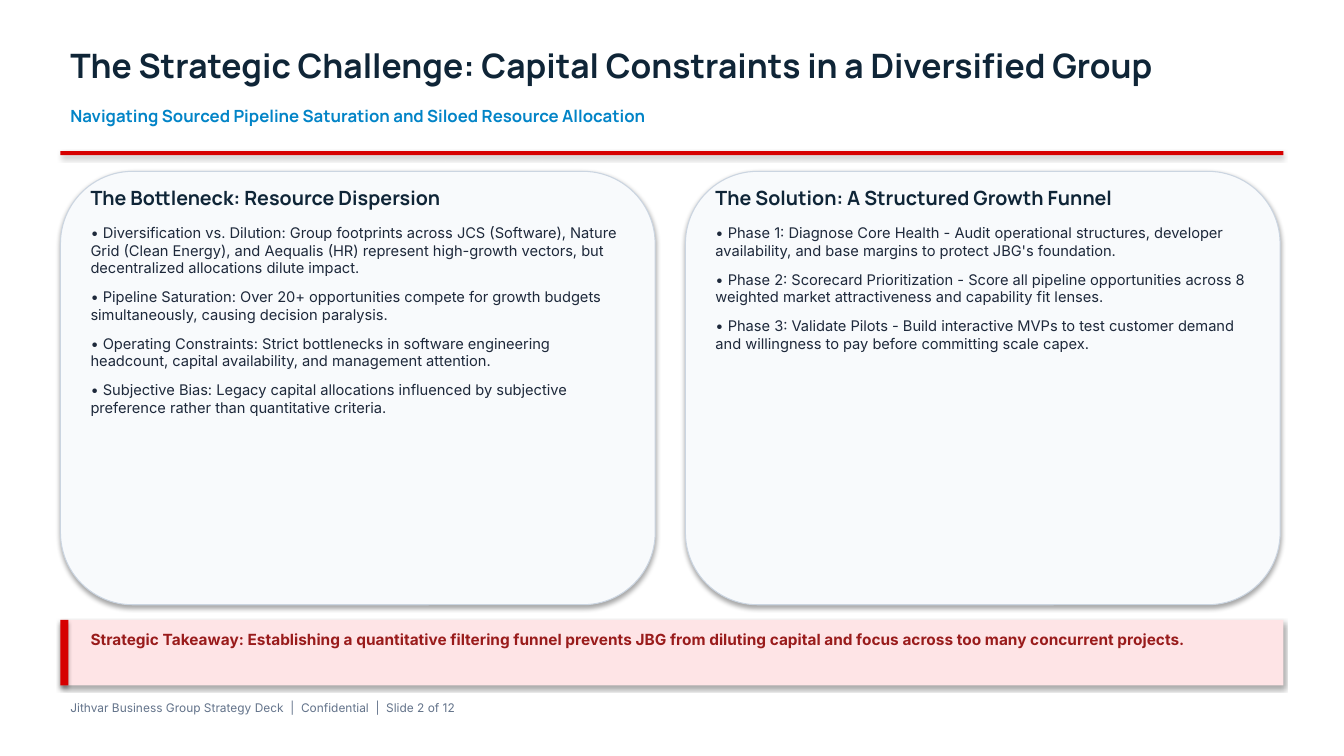
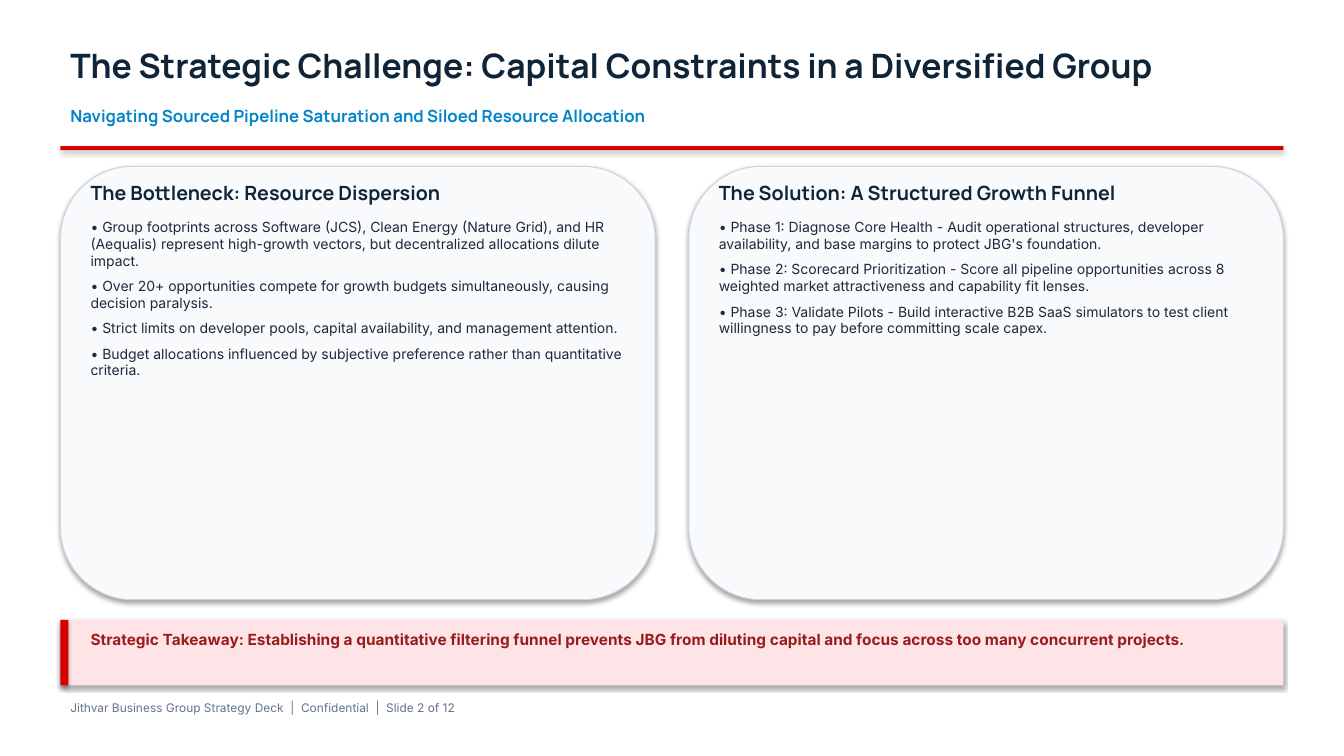
Before and after one commit to parikhniket655/JGB, a slide deck: slide 2 of documents/1_pitch_deck.pptx. Drawn at 1344x756 pixels with LibreOffice and Linux fonts; fonts in the diff are those of the drawing. Boxes give left, top, right and bottom in pixels: in the first picture for what was removed or moved away, otherwise in the second. Text is boxed around its words. In the diff, an @@ line names an element or a change of style, - is before the commit and + after.

```diff
--- a/documents/1_pitch_deck.pptx
+++ b/documents/1_pitch_deck.pptx
@@ rectangle: place and size @@
-rectangle at box(60, 151, 1284, 155)
+rectangle at box(60, 146, 1284, 150)
@@ rounded rectangle: place and size @@
-rounded rectangle at box(60, 171, 655, 605)
+rounded rectangle at box(60, 166, 655, 600)
@@ rounded rectangle: place and size @@
-rounded rectangle at box(686, 171, 1280, 605)
+rounded rectangle at box(689, 166, 1284, 600)
@@ text at box(91, 220, 622, 375): text changed; size 10.5 to 10 pt @@
-• Diversification vs. Dilution: Group footprints across JCS (Software), Nature Grid (Clean Energy), and Aequalis (HR) represent high-growth vectors, but decentralized allocations dilute impact.
-• Pipeline Saturation: Over 20+ opportunities compete for growth budgets simultaneously, causing decision paralysis.
-• Operating Constraints: Strict bottlenecks in software engineering headcount, capital availability, and management attention.
-• Subjective Bias: Legacy capital allocations influenced by subjective preference rather than quantitative criteria.
+• Group footprints across Software (JCS), Clean Energy (Nature Grid), and HR (Aequalis) represent high-growth vectors, but decentralized allocations dilute impact.
+• Over 20+ opportunities compete for growth budgets simultaneously, causing decision paralysis.
+• Strict limits on developer pools, capital availability, and management attention.
+• Budget allocations influenced by subjective preference rather than quantitative criteria.
@@ text at box(719, 221, 1225, 294): size 10.5 to 10 pt in "• Phase 1: Diagnose Core Health - ...", "• Phase 2: Scorecard Prioritization - Score ..."; less space between paragraphs @@
@@ text at box(719, 306, 1228, 336): text changed; size 10.5 to 10 pt @@
-• Phase 3: Validate Pilots - Build interactive MVPs to test customer demand and willingness to pay before committing scale capex.
+• Phase 3: Validate Pilots - Build interactive B2B SaaS simulators to test client willingness to pay before committing scale capex.
```
Also in this commit, not shown: 11 other slides changed, 1 other file.
